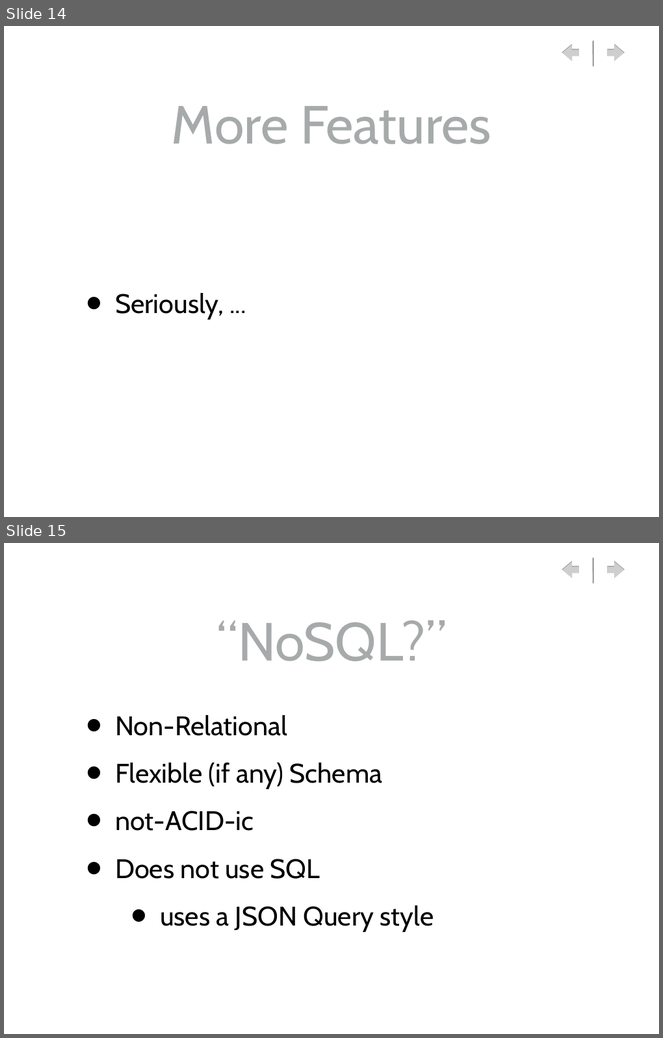
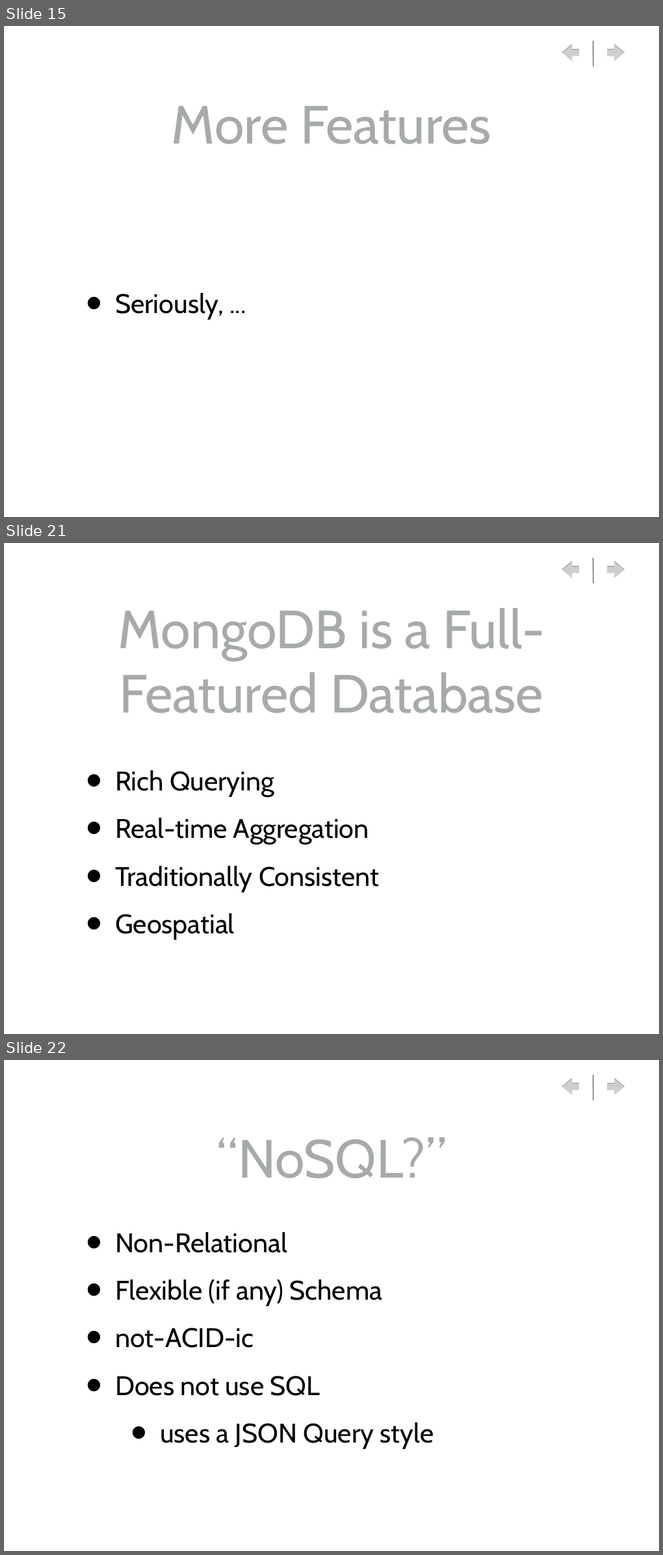
Before and after one commit to gwaldo/MongoDB_Intro, a slide deck: MongoDB_Intro.ppt. Shown one above the other, each under a label of ours: slides 14 and 15 before the commit, slides 15, 21 and 22 after it; the slides between them are not shown. The pictures are 663x1038 and 663x1555 pixels, drawn with LibreOffice and Linux fonts; fonts in the diff are those of the drawing; background and template pictures are left out. Boxes give left, top, right and bottom in pixels: in the first picture for what was removed or moved away, otherwise in the second. Text is boxed around its words. In the diff, an @@ line names an element or a change of style, - is before the commit and + after.

```diff
--- a/MongoDB_Intro.ppt
+++ b/MongoDB_Intro.ppt
@@ slide 21 added at <box>4,543,659,1034</box>, background picture (left out); not listed: 3 template elements that a slide beside it also shows @@
@@ title added at <box>118,608,545,713</box>, 84 pt, text #A7AAAB @@
+MongoDB is a Full-Featured Database
@@ text added at <box>115,771,379,940</box>, 42 pt, text #000000 @@
+• Rich Querying
+• Real-time Aggregation
+• Traditionally Consistent
+• Geospatial
@@ what was slide 14 is now slide 15 @@
@@ what was slide 15 is now slide 22 @@
```
Also in this commit, not shown: 1 slide changed, 13 other slides added, 1 slide removed, 19 other files.
